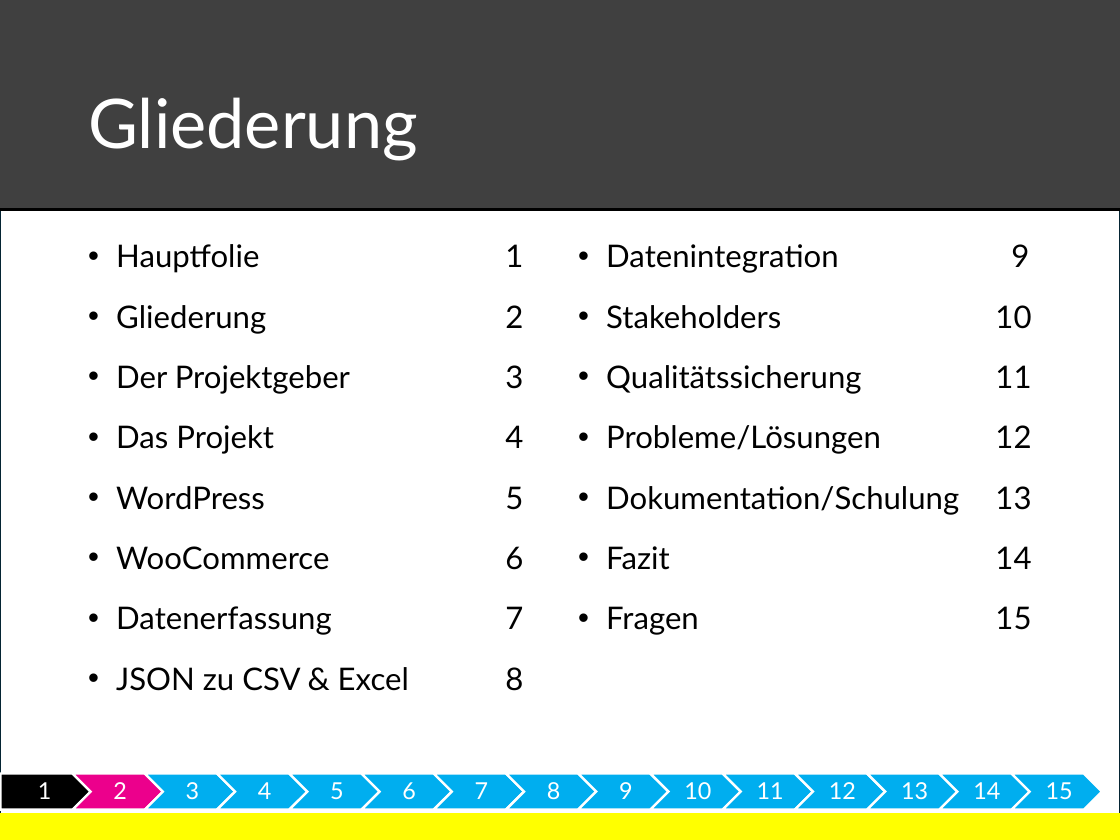
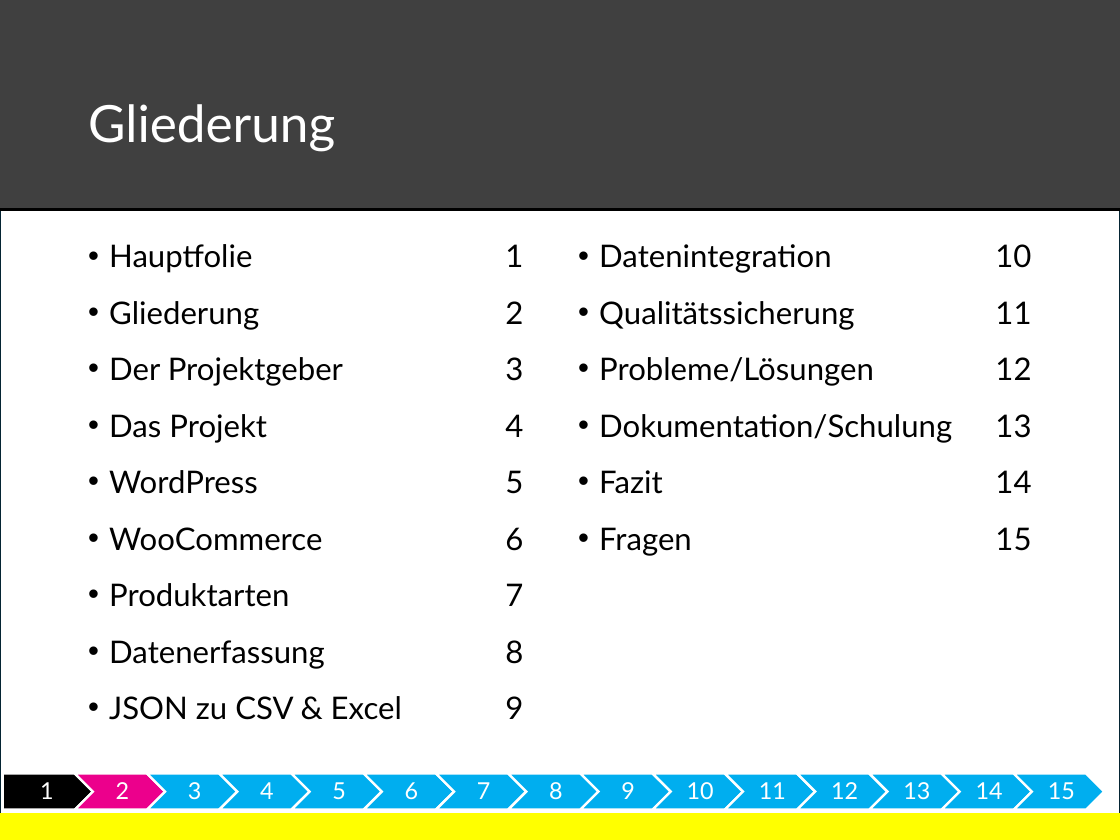
Before and after one commit to gregorio-pirolini/markdown, a slide deck: slide 3 of meinProject43.pptx. Drawn at 1120x840 pixels with LibreOffice and Linux fonts; fonts in the diff are those of the drawing; background and template pictures are left out. Boxes give left, top, right and bottom in pixels: in the first picture for what was removed or moved away, otherwise in the second. Text is boxed around its words. In the diff, an @@ line names an element or a change of style, - is before the commit and + after.

```diff
--- a/meinProject43.pptx
+++ b/meinProject43.pptx
@@ title "Gliederung" at bbox=[88, 104, 335, 152]: size 44 to 33 pt @@
@@ text at bbox=[109, 244, 523, 551]: indent changed; less space between paragraphs @@
@@ text at bbox=[599, 244, 1031, 273]: text changed @@
-• Datenintegration 9
-• Stakeholders 10
+• Datenintegration 10
@@ text at bbox=[599, 301, 1031, 555]: indent changed; less space between paragraphs @@
@@ text at bbox=[109, 583, 523, 720]: text changed @@
-• Datenerfassung 7
-• JSON zu CSV & Excel 8
+• Produktarten 7
+• Datenerfassung 8
+• JSON zu CSV & Excel 9
@@ outline redrawn in 15 elements at bbox=[2, 774, 93, 810], bbox=[75, 774, 166, 810], bbox=[147, 774, 237, 810], bbox=[220, 774, 310, 810], bbox=[291, 774, 382, 810], bbox=[580, 774, 671, 810], bbox=[725, 774, 815, 810], bbox=[942, 774, 1033, 810], bbox=[364, 774, 455, 810], bbox=[436, 774, 526, 810], bbox=[508, 774, 599, 810], bbox=[653, 774, 744, 810], bbox=[797, 774, 888, 810], bbox=[869, 774, 960, 810], bbox=[1014, 774, 1104, 810] @@
```
Also in this commit, not shown: 14 other slides changed, 1 slide added, 1 slide removed, 4 other files.
